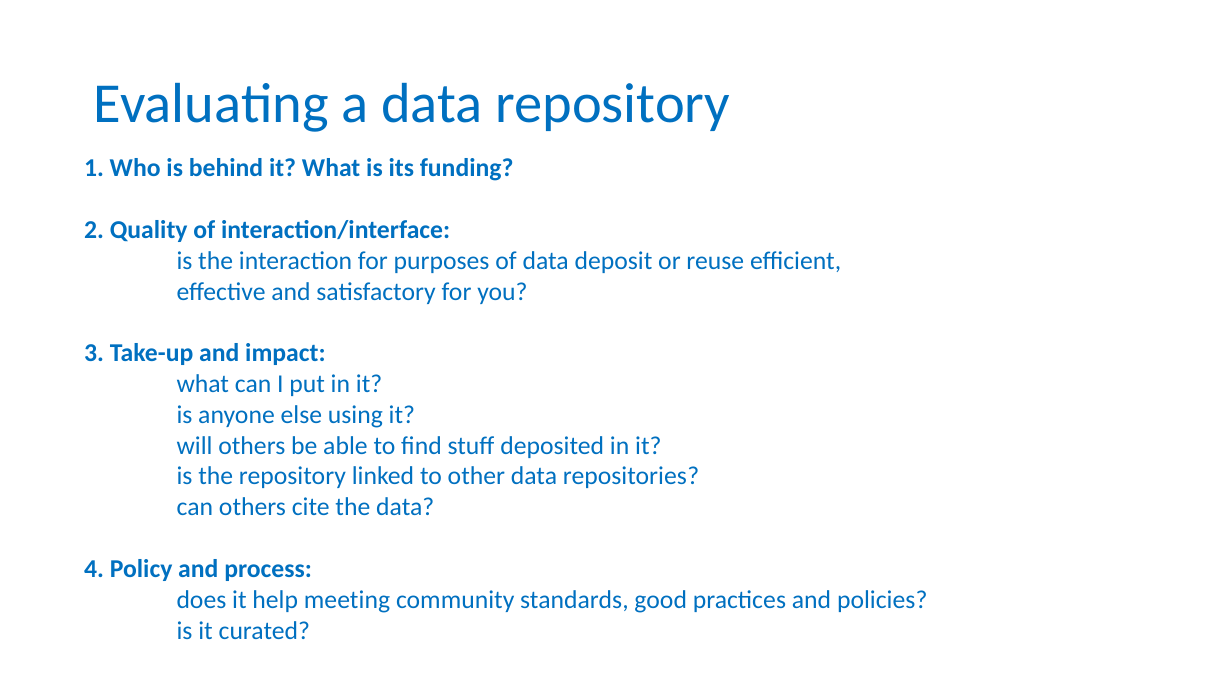
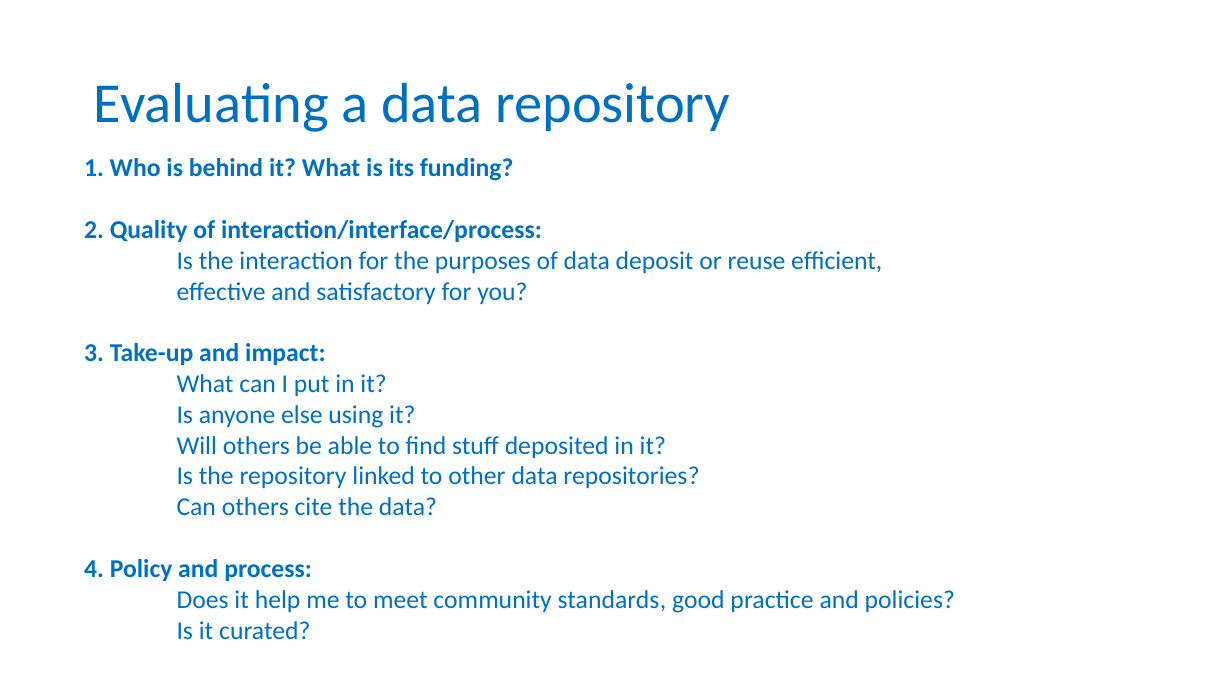
Before and after one commit to tobyhodges/probable-enigma, a slide deck: slide 21 of instructors/04-Public_repositories.pptx. Drawn at 1232x693 pixels with LibreOffice and Linux fonts; fonts in the diff are those of the drawing; background and template pictures are left out. Boxes give left, top, right and bottom in pixels: in the first picture for what was removed or moved away, otherwise in the second. Text is boxed around its words. In the diff, an @@ line names an element or a change of style, - is before the commit and + after.

```diff
--- a/instructors/04-Public_repositories.pptx
+++ b/instructors/04-Public_repositories.pptx
@@ text at [84, 220, 882, 273]: text changed @@
-2. Quality of interaction/interface:
-is the interaction for purposes of data deposit or reuse efficient,
+2. Quality of interaction/interface/process:
+Is the interaction for the purposes of data deposit or reuse efficient,
@@ text at [84, 374, 955, 640]: text changed @@
-what can I put in it?
-is anyone else using it?
-will others be able to find stuff deposited in it?
-is the repository linked to other data repositories?
-can others cite the data?
-4. Policy and process:
-does it help meeting community standards, good practices and policies?
-is it curated?
+What can I put in it?
+Is anyone else using it?
+Will others be able to find stuff deposited in it?
+Is the repository linked to other data repositories?
+Can others cite the data?
+4. Policy and process:
+Does it help me to meet community standards, good practice and policies?
+Is it curated?
```
Also in this commit, not shown: 5 other slides changed, 1 slide removed, 4 other files.
